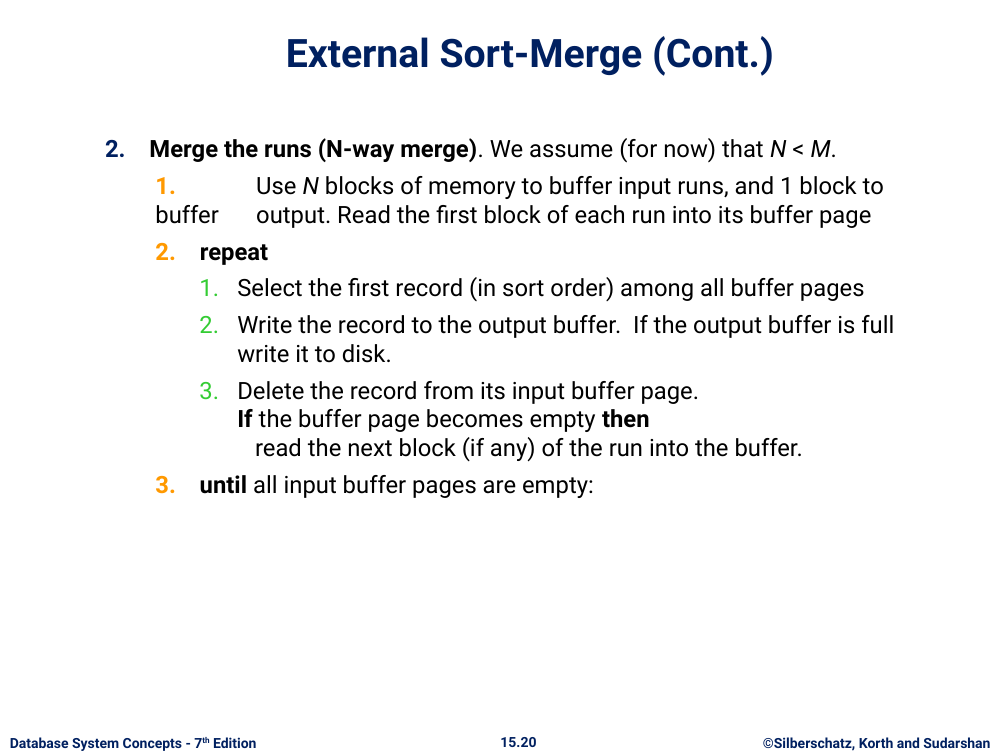
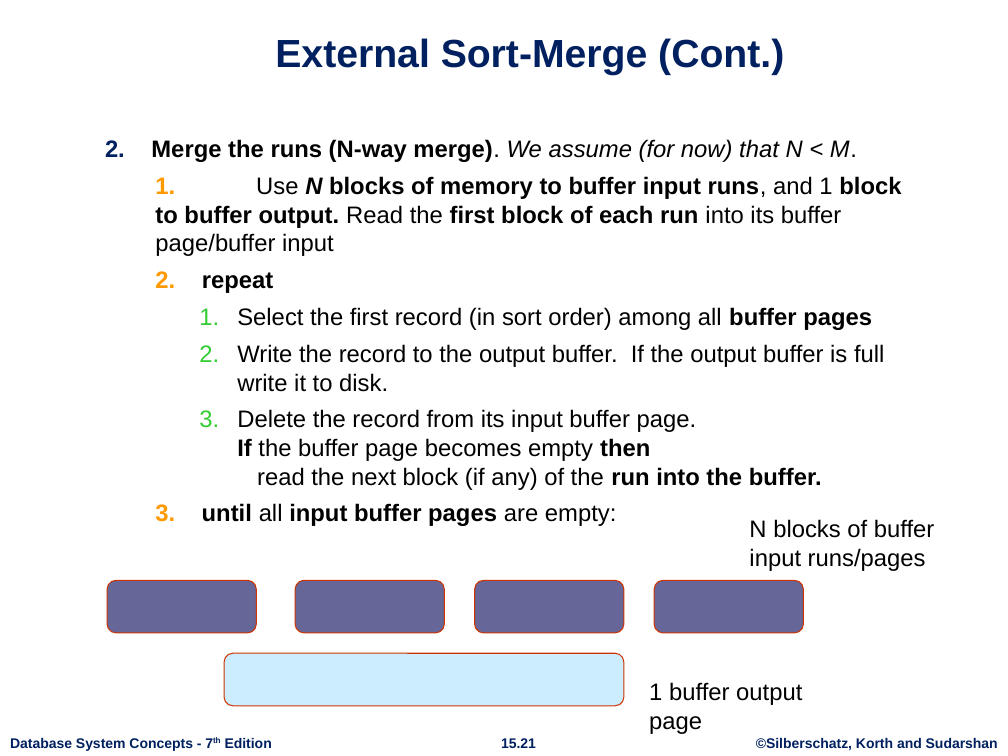
Before and after one commit to rizveeredwan/course-contents, a slide deck: slide 21 of CSE-3104/ch15.pptx (slide 20 before the commit). Drawn at 1008x756 pixels with LibreOffice and Linux fonts; fonts in the diff are those of the drawing; background and template pictures are left out. Boxes give left, top, right and bottom in pixels: in the first picture for what was removed or moved away, otherwise in the second. Text is boxed around its words. In the diff, an @@ line names an element or a change of style, - is before the commit and + after.

```diff
--- a/CSE-3104/ch15.pptx
+++ b/CSE-3104/ch15.pptx
@@ title "External Sort-Merge (Cont.)" at (275,38,784,75): font Roboto to Arial @@
@@ text at (105,139,884,526): font Roboto to Arial in "2. Merge the runs (N-way merge). We ...", "2. repeat", "Select the first record (in sort order) ...", "Write the record to the output buffer. ..." and 2 more places; italic on in "We assume (for now) that <"; bold on in "buffer pages", "run into the buffer.", "input buffer pages"; less space between paragraphs @@
@@ text at (155,176,901,256): text changed; font Roboto to Arial; bold on @@
-  1. Use N blocks of memory to buffer input runs, and 1 block to buffer output. Read the first block of each run into its buffer page
+  1. Use N blocks of memory to buffer input runs, and 1 block to buffer output. Read the first block of each run into its buffer page/buffer input
@@ text added at (749,519,934,571), 17 pt, text #000000 @@
+N blocks of buffer input runs/pages
@@ rounded rectangle added at (107,581,256,633), fill #666699, outline #CC3300 0.75 pt @@
@@ rounded rectangle added at (295,581,445,633), fill #666699, outline #CC3300 0.75 pt @@
@@ rounded rectangle added at (475,581,624,633), fill #666699, outline #CC3300 0.75 pt @@
@@ rounded rectangle added at (654,581,803,633), fill #666699, outline #CC3300 0.75 pt @@
@@ rounded rectangle added at (224,653,624,706), fill #CCECFF, outline #CC3300 0.75 pt @@
@@ text added at (649,682,802,734), 17 pt, text #000000 @@
+1 buffer output page
@@ text "Database System Concepts - 7th ..." at (10,738,272,751): font Roboto to Arial; less space between paragraphs @@
@@ page number at (501,738,536,748): text changed; font Roboto to Arial @@
-15.20
+15.21
@@ text "©Silberschatz, Korth and Sudarshan" at (756,738,998,751): font Roboto to Arial; less space between paragraphs @@
```
Also in this commit, not shown: 62 other slides changed, 17 slides added.
